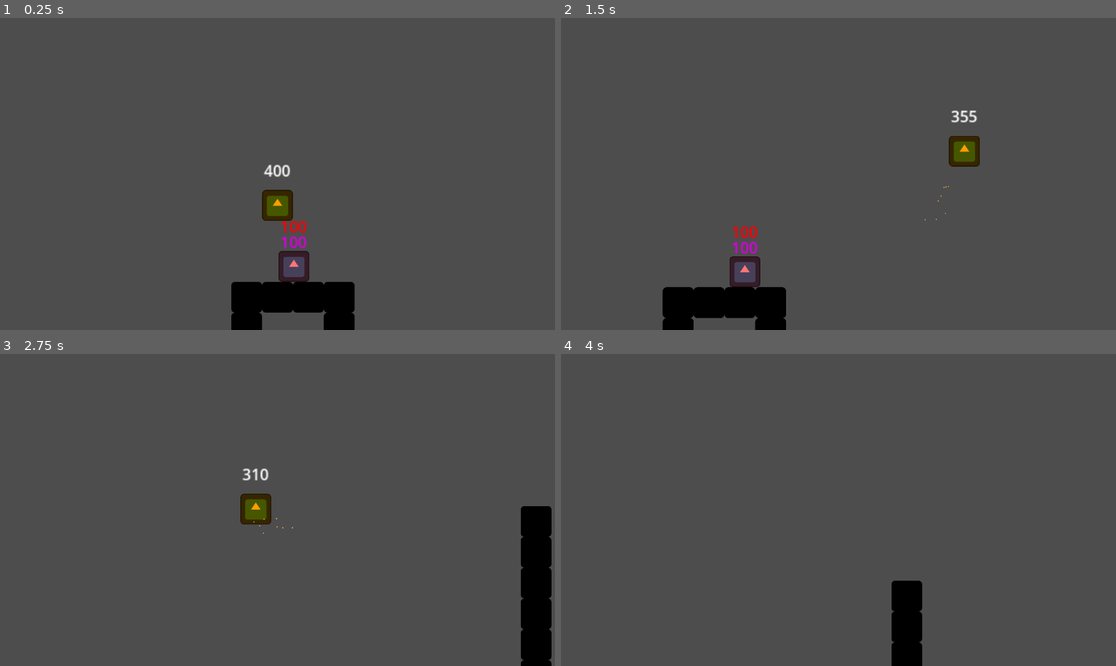
Above: before the commit, frames 1-4 (two rows, left to right).
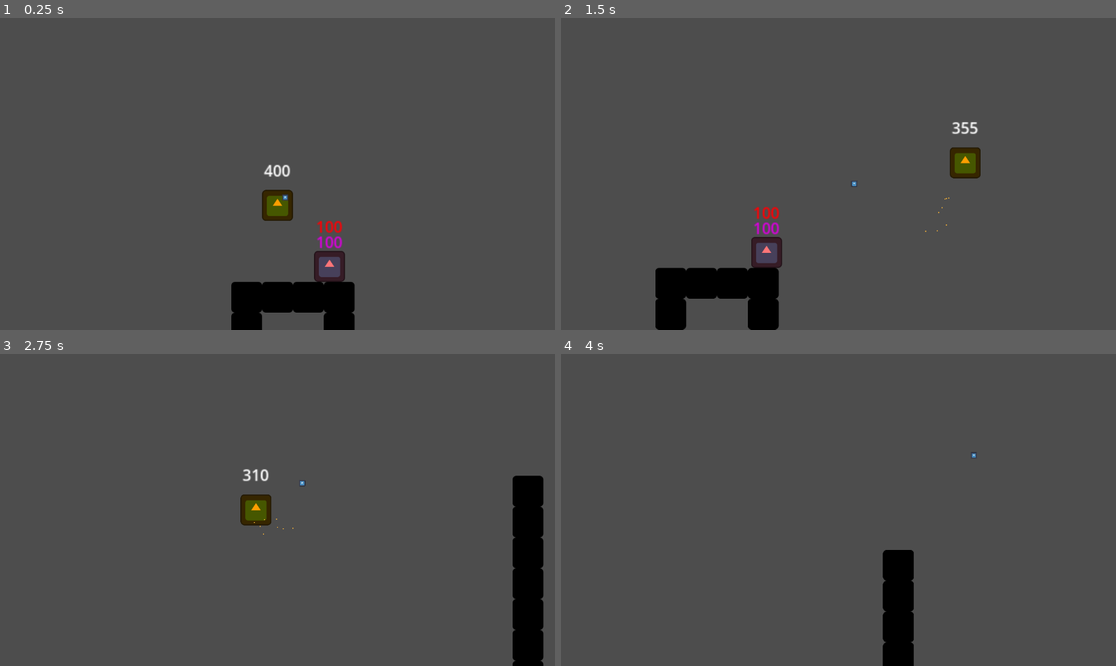
Above: after the commit, the same moments.

Repository: m3lon4rt/godot-proj
Game: Godot game, scene res://Scenes/Main.tscn
Same seed, same stepped clock (60 frames per second), same inputs: the game is played once before the commit and once after it. The engine's default icon, where the game draws it, is replaced by a stand-in: a white triangle on a blue panel in a dark square.
Inputs (mouse positions are in pixels of both pictures, inside the frame that each line leads up to):
- Up to frame 1 (0.25 s): no input
- Up to frame 2 (1.5 s): tap Enter (ui_accept) at 0.5, 0.77, 0.8, 1.07, 1.35 s; move the mouse to (960, 158) at 0.52 s; hold Space (activate_flight) 0.53-1.28 s; hold Right (ui_right) from 0.53 s (still down); move the mouse to (727, 189) at 1.27 s
- Up to frame 3 (2.75 s): tap Enter (ui_accept) at 1.52, 1.82, 2.3 s; tap Space (activate_flight) at 1.55 s; move the mouse to (333, 441) at 2.02 s; release Right (ui_right) at 2.03 s; hold Left (ui_left) from 2.03 s (still down); hold Space (activate_flight) from 2.03 s (still down)
- Up to frame 4 (4 s): move the mouse to (810, 572) at 2.77 s; release Left (ui_left) at 2.78 s; release Space (activate_flight) at 2.78 s; hold Right (ui_right) from 2.78 s (still down); tap Space (activate_flight) at 2.85 s; tap Enter (ui_accept) at 3.02, 3.32, 3.6, 3.77 s; move the mouse to (1005, 556) at 3.52 s

The runs differ from the first frame. In frame 1, 1.1% of the frame differs, in the area x 50-63%, y 56-85%; in frame 2, 4.2%, in the area x 17-76%, y 29-100%; in frame 3, 2.2%; in frame 4, 1.4%.

Commit message:
Refactor Player Scene Tree

Diff:
--- a/Scenes/Main.tscn
+++ b/Scenes/Main.tscn
@@ -266,12 +266,16 @@
 [node name="Node2D86" parent="Boxes" instance=ExtResource("1_506sy")]
 position = Vector2(1152, 0)
 
-[node name="CharacterBody2D" parent="." instance=ExtResource("2_4ayb7")]
+[node name="Player" parent="." instance=ExtResource("2_4ayb7")]
 position = Vector2(608, 160)
 jumps = 10
 wall_jumps = 10
 fuel = 400
 
 [node name="Node2D" parent="." node_paths=PackedStringArray("target") instance=ExtResource("3_sv5ha")]
-position = Vector2(635, 233)
-target = NodePath("../CharacterBody2D")
+position = Vector2(672, 224)
+target = NodePath("../Player")
+
+[node name="Node2D2" parent="." node_paths=PackedStringArray("target") instance=ExtResource("3_sv5ha")]
+position = Vector2(480, 352)
+target = NodePath("../Player")
--- a/Scenes/Player.gd
+++ b/Scenes/Player.gd
@@ -125,10 +125,10 @@
 			velocity.y += 0
 
 		# Particle emitter on
-		get_node("CPUParticles2D3").emitting = true
+		get_node("Emitters/Flight_Emitter").emitting = true
 	else:
 		# Particle emitter off
-		get_node("CPUParticles2D3").emitting = false
+		get_node("Emitters/Flight_Emitter").emitting = false
 
 # Function that handles jumping
 func jumping(delta):
@@ -142,7 +142,7 @@
 				jump -= 1
 				velocity.y = JUMP_VELOCITY
 				# Particle Emitter
-				get_node("CPUParticles2D").emitting = true
+				get_node("Emitters/Jump_Emitter").emitting = true
 
 # Function that handles wall jumping
 func wall_jumping(delta):
@@ -150,18 +150,18 @@
 	wall_slide(delta)
 
 	# Checks which direction the wall is and if you're wall sliding then does a wall jump if you move in the opposite direction
-	if is_wall_sliding and Input.is_action_just_pressed("ui_right") and wall_jump > 0 and !get_node("RayCast2D2").is_colliding():
+	if is_wall_sliding and Input.is_action_just_pressed("ui_right") and wall_jump > 0 and !get_node("RayCasts/Right_Collision").is_colliding():
 		wall_jump -= 1
 		velocity.y = JUMP_VELOCITY
 		# Screenshake and Particle Emitter
 		get_node("Camera2D").trauma = screen_shake
-		get_node("CPUParticles2D").emitting = true
-	if is_wall_sliding and Input.is_action_just_pressed("ui_left") and wall_jump > 0 and !get_node("RayCast2D").is_colliding():
+		get_node("Emitters/Jump_Emitter").emitting = true
+	if is_wall_sliding and Input.is_action_just_pressed("ui_left") and wall_jump > 0 and !get_node("RayCasts/Left_Collision").is_colliding():
 		wall_jump -= 1
 		velocity.y = JUMP_VELOCITY
 		# Screenshake and Particle emitter
 		get_node("Camera2D").trauma = screen_shake
-		get_node("CPUParticles2D").emitting = true
+		get_node("Emitters/Jump_Emitter").emitting = true
 
 # Function that handles wall sliding
 func wall_slide(delta):
@@ -183,14 +183,14 @@
 			fuel_count += 1
 
 		# Particle emitter on
-		get_node("CPUParticles2D2").emitting = true
+		get_node("Emitters/Wall_Slide_Emitter").emitting = true
 	else:
 		# Particle emitter off
-		get_node("CPUParticles2D2").emitting = false
+		get_node("Emitters/Wall_Slide_Emitter").emitting = false
 
 # Custom wall checking function bec "is_on_wall()" doesn't work in this use case
 func wall_check():
-	if get_node("RayCast2D").is_colliding() or get_node("RayCast2D2").is_colliding():
+	if get_node("RayCasts/Left_Collision").is_colliding() or get_node("RayCasts/Right_Collision").is_colliding():
 		on_wall = true
 	else:
 		on_wall = false
--- a/Scenes/Player.tscn
+++ b/Scenes/Player.tscn
@@ -6,7 +6,7 @@
 
 [sub_resource type="CircleShape2D" id="CircleShape2D_psfy8"]
 
-[node name="CharacterBody2D" type="CharacterBody2D"]
+[node name="Player" type="CharacterBody2D"]
 script = ExtResource("1_ofwwl")
 jumps = 3
 
@@ -17,13 +17,18 @@
 texture = ExtResource("1_ndptr")
 
 [node name="CollisionShape2D" type="CollisionShape2D" parent="."]
-visible = false
 position = Vector2(16, 16)
 scale = Vector2(1.6, 1.6)
 shape = SubResource("CircleShape2D_psfy8")
 
+[node name="Label" type="Label" parent="."]
+offset_top = -32.0
+offset_right = 32.0
+offset_bottom = -9.0
+text = "0"
+horizontal_alignment = 1
+
 [node name="Camera2D" type="Camera2D" parent="."]
-visible = false
 offset = Vector2(16, 16)
 zoom = Vector2(2, 2)
 position_smoothing_enabled = true
@@ -36,7 +41,19 @@
 scale = Vector2(0.05, 0.05)
 texture = ExtResource("1_ndptr")
 
-[node name="CPUParticles2D" type="CPUParticles2D" parent="."]
+[node name="RayCasts" type="Node2D" parent="."]
+
+[node name="Left_Collision" type="RayCast2D" parent="RayCasts"]
+position = Vector2(0, 16)
+target_position = Vector2(-1, 0)
+
+[node name="Right_Collision" type="RayCast2D" parent="RayCasts"]
+position = Vector2(32, 16)
+target_position = Vector2(1, 0)
+
+[node name="Emitters" type="Node2D" parent="."]
+
+[node name="Jump_Emitter" type="CPUParticles2D" parent="Emitters"]
 position = Vector2(16, 32)
 emitting = false
 lifetime = 0.15
@@ -47,7 +64,7 @@
 emission_sphere_radius = 16.0
 color = Color(1, 0.721569, 0.219608, 1)
 
-[node name="CPUParticles2D2" type="CPUParticles2D" parent="."]
+[node name="Wall_Slide_Emitter" type="CPUParticles2D" parent="Emitters"]
 position = Vector2(16, 0)
 emitting = false
 lifetime = 0.15
@@ -58,7 +75,7 @@
 gravity = Vector2(0, -980)
 color = Color(1, 0.721569, 0.219608, 1)
 
-[node name="CPUParticles2D3" type="CPUParticles2D" parent="."]
+[node name="Flight_Emitter" type="CPUParticles2D" parent="Emitters"]
 position = Vector2(16, 32)
 emitting = false
 lifetime = 0.15
@@ -67,18 +84,3 @@
 emission_shape = 1
 emission_sphere_radius = 16.0
 color = Color(1, 0.721569, 0.219608, 1)
-
-[node name="RayCast2D" type="RayCast2D" parent="."]
-position = Vector2(0, 16)
-target_position = Vector2(-1, 0)
-
-[node name="RayCast2D2" type="RayCast2D" parent="."]
-position = Vector2(32, 16)
-target_position = Vector2(1, 0)
-
-[node name="Label" type="Label" parent="."]
-offset_top = -32.0
-offset_right = 32.0
-offset_bottom = -9.0
-text = "0"
-horizontal_alignment = 1
